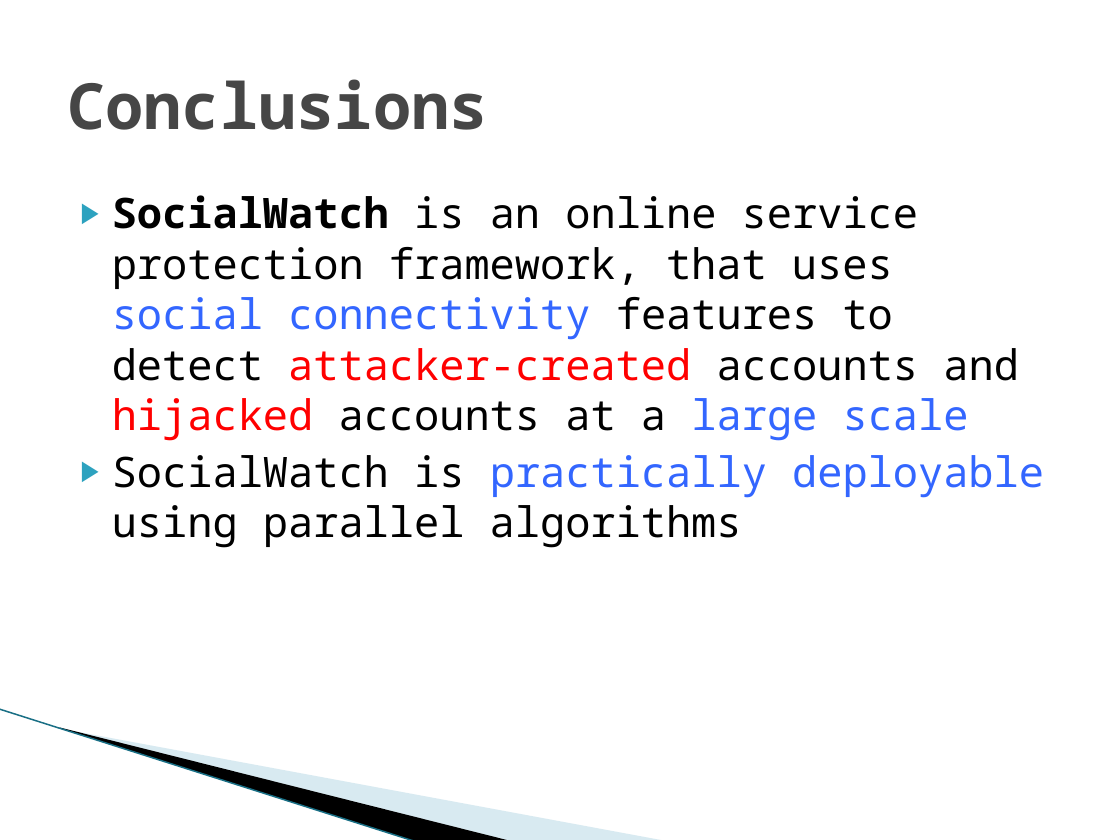
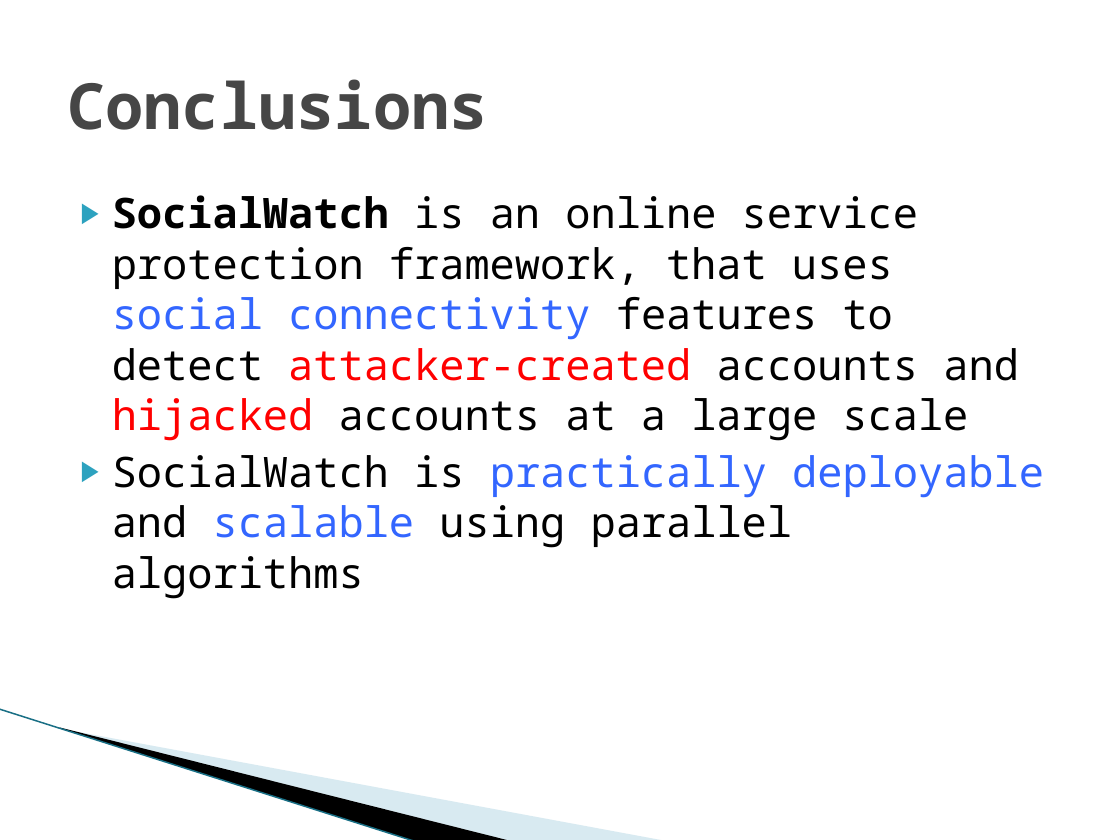
Before and after one commit to quietbamboo/homepage, a slide deck: slide 15 of slides/asiaccs_socialwatch.pptx. Drawn at 1120x840 pixels with LibreOffice and Linux fonts; fonts in the diff are those of the drawing; background and template pictures are left out. Boxes give left, top, right and bottom in pixels: in the first picture for what was removed or moved away, otherwise in the second. Text is boxed around its words. In the diff, an @@ line names an element or a change of style, - is before the commit and + after.

```diff
--- a/slides/asiaccs_socialwatch.pptx
+++ b/slides/asiaccs_socialwatch.pptx
@@ text at (112,195,1019,441): text colour #3366FF to #000000 in "large scale" @@
@@ text at (112,455,1044,599): text changed @@
-▶ SocialWatch is practically deployable using parallel algorithms
+▶ SocialWatch is practically deployable and scalable using parallel algorithms
```
Also in this commit, not shown: 5 other slides changed, 1 other file.
